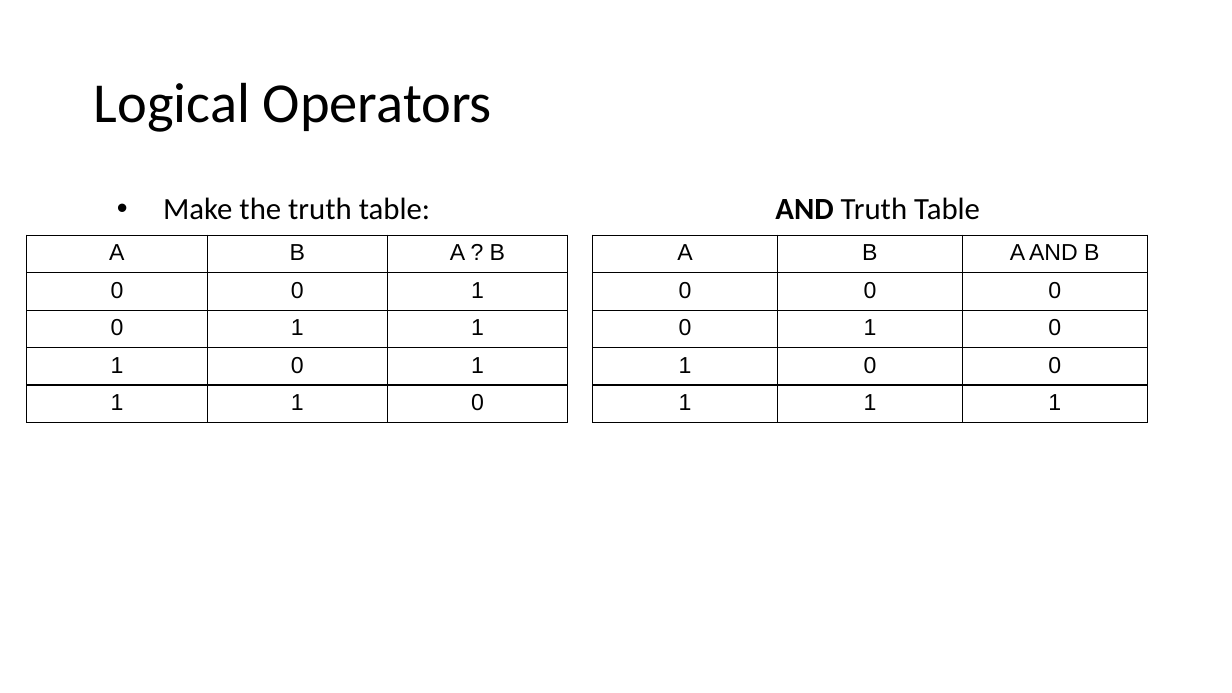
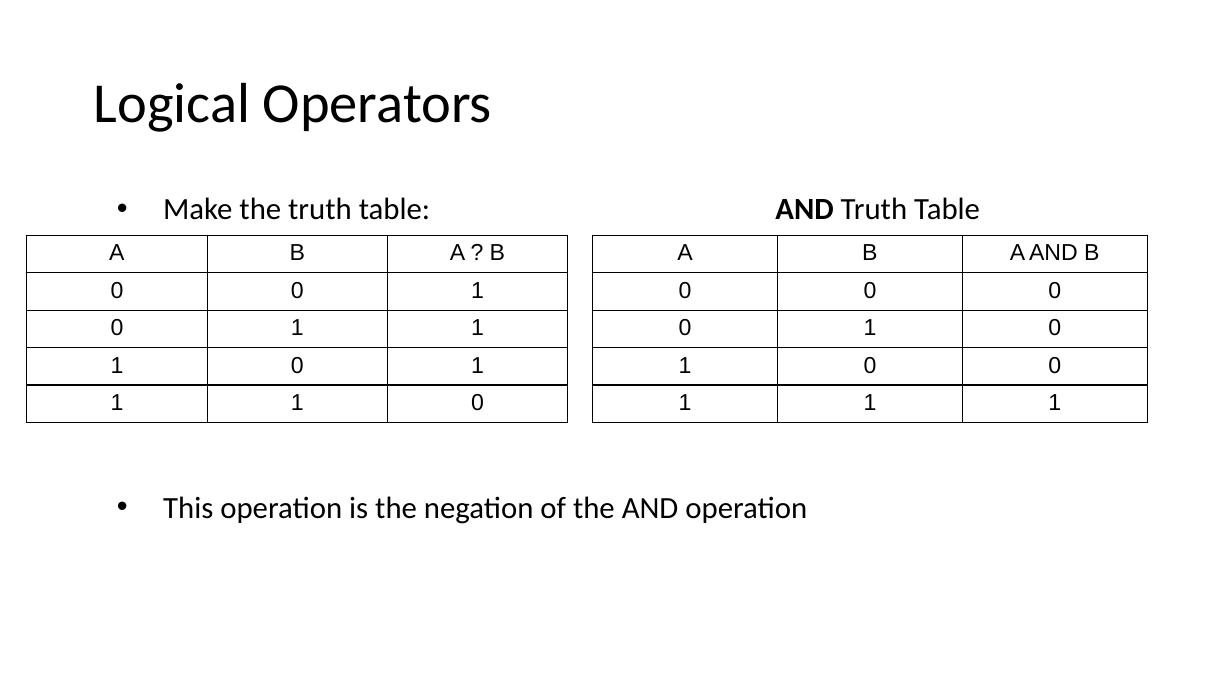
Before and after one commit to MrJoshGross/Course-Curricular-Material, a slide deck: slide 109 of wip/Lecture 2 - Binary, Logic, and Logical Operators.pptx (slide 101 before the commit). Drawn at 1232x693 pixels with LibreOffice and Linux fonts; fonts in the diff are those of the drawing. Boxes give left, top, right and bottom in pixels: in the first picture for what was removed or moved away, otherwise in the second. Text is boxed around its words. In the diff, an @@ line names an element or a change of style, - is before the commit and + after.

Commit message:
Update Lecture 2 - Binary, Logic, and Logical Operators.pptx
add truth table construction and de morgan's law

```diff
--- a/wip/Lecture 2 - Binary, Logic, and Logical Operators.pptx
+++ b/wip/Lecture 2 - Binary, Logic, and Logical Operators.pptx
@@ text at [163, 496, 807, 524]: paragraph added @@
+• This operation is the negation of the AND operation
```
Also in this commit, not shown: 3 other slides changed, 39 slides added.
